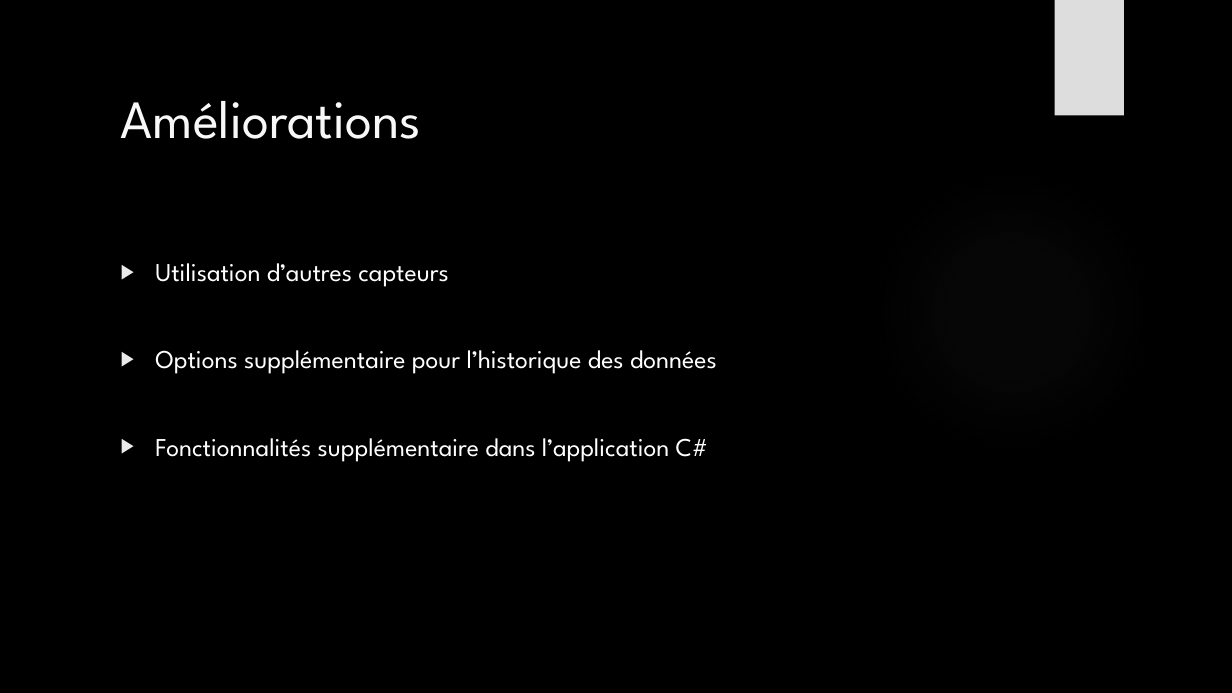
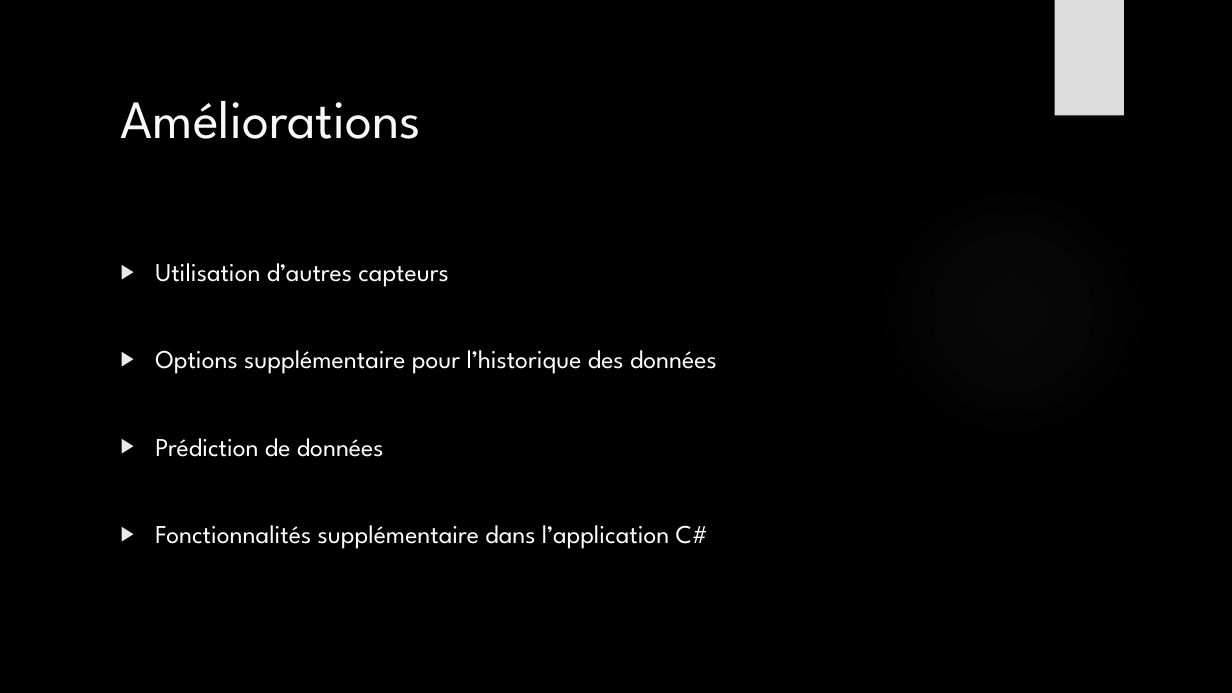
Before and after one commit to julesstahli/Yoctopuce, a slide deck: slide 9 of documentation/Yoctopuce.pptx (slide 8 before the commit). Drawn at 1232x693 pixels with LibreOffice and Linux fonts; fonts in the diff are those of the drawing; background and template pictures are left out. Boxes give left, top, right and bottom in pixels: in the first picture for what was removed or moved away, otherwise in the second. Text is boxed around its words. In the diff, an @@ line names an element or a change of style, - is before the commit and + after.

```diff
--- a/documentation/Yoctopuce.pptx
+++ b/documentation/Yoctopuce.pptx
@@ text at (155,438,384,457): paragraph added @@
+▶ Prédiction de données
```
Also in this commit, not shown: 2 other slides changed, 1 slide added.
